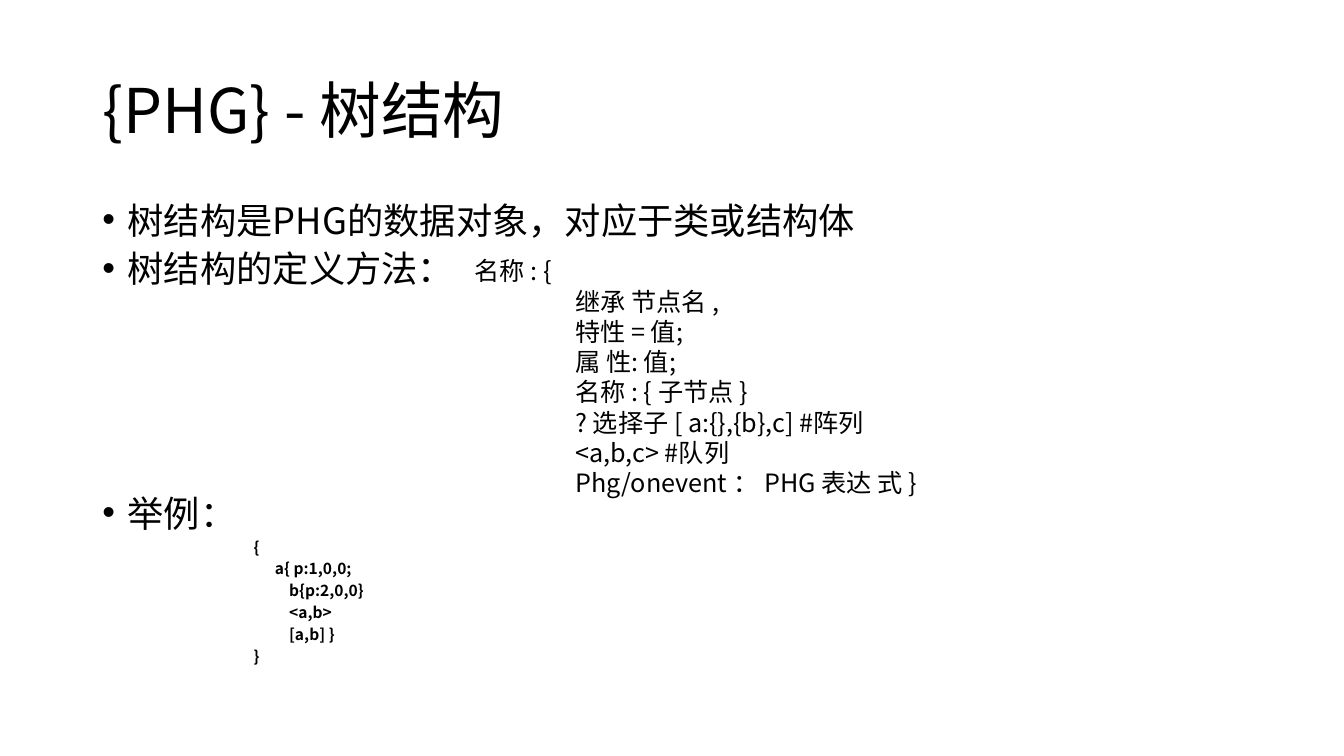
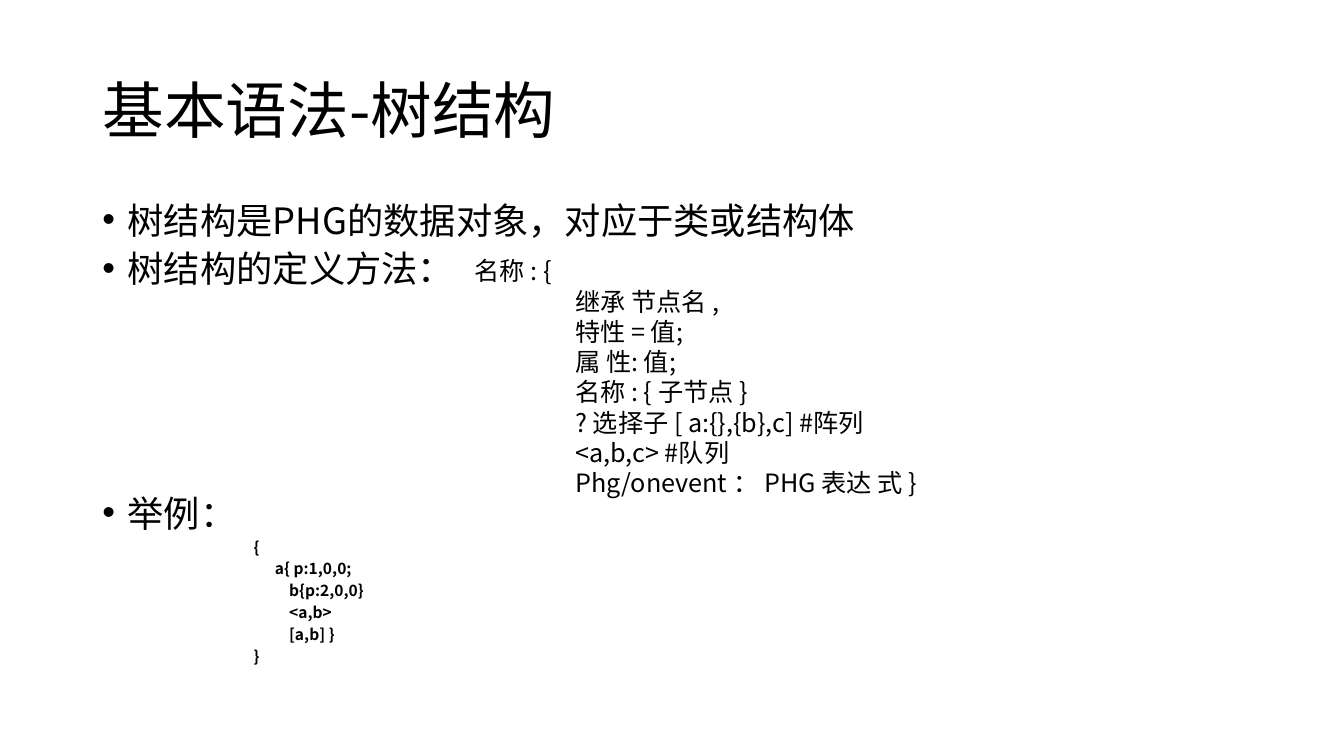
Before and after one commit to panguojun/.PHG., a slide deck: slide 8 of PHG语法手册.pptx. Drawn at 1344x756 pixels with LibreOffice and Linux fonts; fonts in the diff are those of the drawing. Boxes give left, top, right and bottom in pixels: in the first picture for what was removed or moved away, otherwise in the second. Text is boxed around its words. In the diff, an @@ line names an element or a change of style, - is before the commit and + after.

```diff
--- a/PHG语法手册.pptx
+++ b/PHG语法手册.pptx
@@ title at (x1=102, y1=81, x2=555, y2=138): text changed @@
-{PHG} - 树结构
+基本语法-树结构
```
Also in this commit, not shown: 3 other slides changed, 5 slides added, 1 slide removed.
